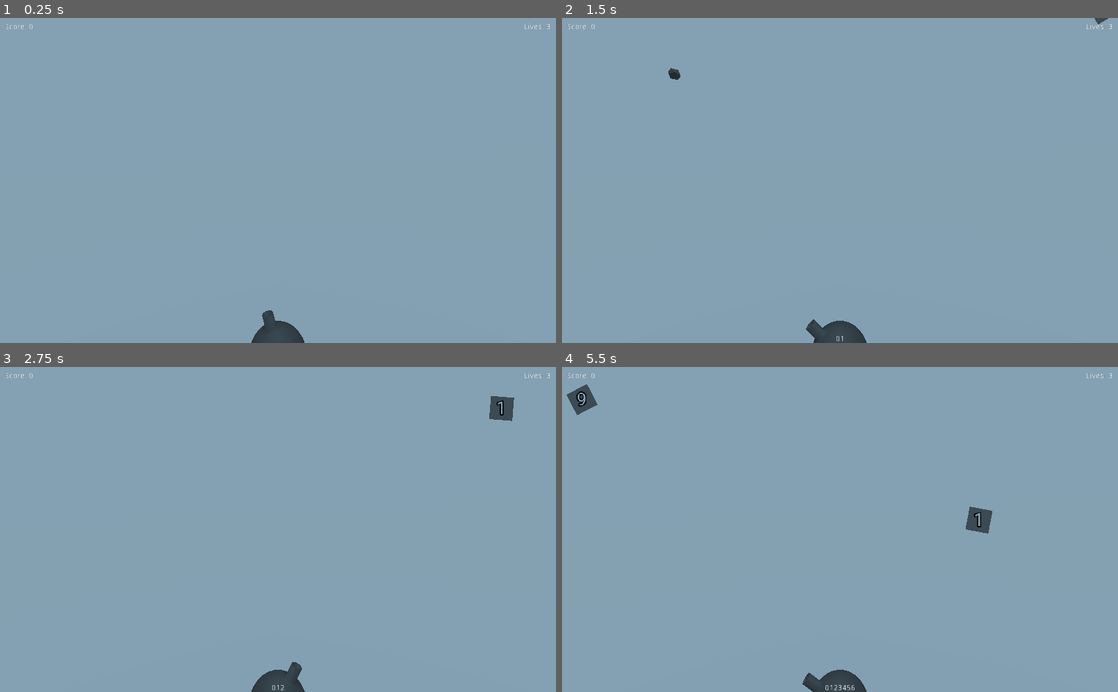
Above: before the commit, frames 1-4 (two rows, left to right).
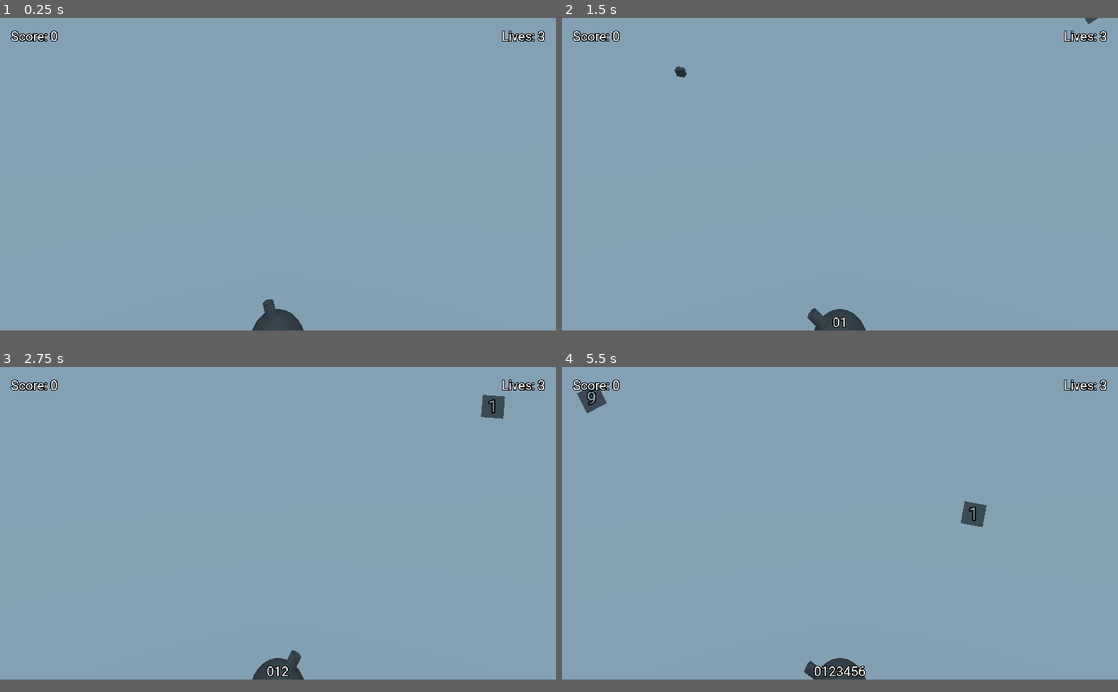
Above: after the commit, the same moments.

Repository: WNPendleton/power-push
Game: Godot game, scene res://scenes/Game.tscn
Same seed, same stepped clock (60 frames per second), same inputs: the game is played once before the commit and once after it.
Inputs:
- Up to frame 1 (0.25 s): no input
- Up to frame 2 (1.5 s): tap Enter (input_send) at 0.5 s; tap 0 (input_0) at 0.6 s; tap 1 (input_1) at 1.35 s
- Up to frame 3 (2.75 s): tap 2 (input_2) at 2.1 s
- Up to frame 4 (5.5 s): tap one key every 0.75 s from 2.85 s: 3 (input_3) 4 (input_4) 5 (input_5) 6 (input_6)
In our replay, the window is 800x468 before the commit and 800x450 after it. These sizes can differ from the game's own. Grey fills any space a smaller window leaves; there, only what the larger window draws over its background counts as a difference.

The runs differ from the first frame. In frame 1, 1.0% of the frame differs, in the area x 1-99%, y 1-100%; in frame 2, 1.3%; in frame 3, 1.4%; in frame 4, 1.9%, in the area x 0-99%, y 1-100%.

Commit message:
Menus created

Diff:
--- a/project.godot
+++ b/project.godot
@@ -13,6 +13,12 @@
 config/name="Power Push"
 run/main_scene="res://scenes/Game.tscn"
 config/icon="res://icon.png"
+
+[display]
+
+window/size/width=1280
+window/size/height=720
+window/size/resizable=false
 
 [input]
 
--- a/scenes/Game.tscn
+++ b/scenes/Game.tscn
@@ -1,8 +1,9 @@
-[gd_scene load_steps=7 format=2]
+[gd_scene load_steps=8 format=2]
 
 [ext_resource path="res://scripts/Cannon.gd" type="Script" id=1]
 [ext_resource path="res://models/cannon.obj" type="ArrayMesh" id=2]
 [ext_resource path="res://scripts/EnemySpawner.gd" type="Script" id=3]
+[ext_resource path="res://fonts/Roboto.tres" type="DynamicFont" id=4]
 [ext_resource path="res://scripts/InputHandler.gd" type="Script" id=5]
 [ext_resource path="res://scripts/UIController.gd" type="Script" id=7]
 
@@ -49,43 +50,94 @@
 "_edit_use_anchors_": false
 }
 
-[node name="InputHandler" type="Label" parent="UI"]
+[node name="HUD" type="Control" parent="UI"]
+anchor_right = 1.0
+anchor_bottom = 1.0
+
+[node name="InputHandler" type="Label" parent="UI/HUD"]
 anchor_top = 1.0
 anchor_right = 1.0
 anchor_bottom = 1.0
-margin_top = -14.0
+margin_top = -36.0
+custom_fonts/font = ExtResource( 4 )
 align = 1
 script = ExtResource( 5 )
 __meta__ = {
 "_edit_use_anchors_": false
 }
 
-[node name="HBoxContainer" type="HBoxContainer" parent="UI"]
+[node name="HBoxContainer" type="HBoxContainer" parent="UI/HUD"]
 anchor_right = 1.0
-margin_left = 10.0
-margin_top = 10.0
-margin_right = -10.0
+margin_left = 25.0
+margin_top = 25.0
+margin_right = -25.0
 alignment = 1
 __meta__ = {
 "_edit_use_anchors_": false
 }
 
-[node name="Score" type="Label" parent="UI/HBoxContainer"]
-margin_right = 500.0
-margin_bottom = 14.0
+[node name="Score" type="Label" parent="UI/HUD/HBoxContainer"]
+margin_right = 613.0
+margin_bottom = 36.0
 size_flags_horizontal = 3
+custom_fonts/font = ExtResource( 4 )
 text = "Score: 0"
 __meta__ = {
 "_edit_use_anchors_": false
 }
 
-[node name="Lives" type="Label" parent="UI/HBoxContainer"]
-margin_left = 504.0
-margin_right = 1004.0
-margin_bottom = 14.0
+[node name="Lives" type="Label" parent="UI/HUD/HBoxContainer"]
+margin_left = 617.0
+margin_right = 1230.0
+margin_bottom = 36.0
 size_flags_horizontal = 3
+custom_fonts/font = ExtResource( 4 )
 text = "Lives: 3"
 align = 2
 __meta__ = {
 "_edit_use_anchors_": false
 }
+
+[node name="GameOverScreen" type="Control" parent="UI"]
+anchor_right = 1.0
+anchor_bottom = 1.0
+__meta__ = {
+"_edit_use_anchors_": false
+}
+
+[node name="VBoxContainer" type="VBoxContainer" parent="UI/GameOverScreen"]
+anchor_left = 0.5
+anchor_right = 0.5
+anchor_bottom = 1.0
+margin_left = -106.5
+margin_right = 106.5
+custom_constants/separation = 100
+alignment = 1
+__meta__ = {
+"_edit_use_anchors_": false
+}
+
+[node name="GameOver" type="Label" parent="UI/GameOverScreen/VBoxContainer"]
+margin_top = 203.0
+margin_right = 213.0
+margin_bottom = 239.0
+custom_fonts/font = ExtResource( 4 )
+text = "Game Over!"
+align = 1
+valign = 1
+
+[node name="FinalScore" type="Label" parent="UI/GameOverScreen/VBoxContainer"]
+margin_top = 339.0
+margin_right = 213.0
+margin_bottom = 375.0
+custom_fonts/font = ExtResource( 4 )
+text = "Final Score: 500"
+
+[node name="Restart" type="Button" parent="UI/GameOverScreen/VBoxContainer"]
+margin_top = 475.0
+margin_right = 213.0
+margin_bottom = 517.0
+custom_fonts/font = ExtResource( 4 )
+text = "Restart"
+
+[connection signal="pressed" from="UI/GameOverScreen/VBoxContainer/Restart" to="UI" method="_on_Restart_pressed"]
--- a/scenes/Menu.tscn
+++ b/scenes/Menu.tscn
@@ -1,10 +1,140 @@
-[gd_scene format=2]
+[gd_scene load_steps=3 format=2]
+
+[ext_resource path="res://fonts/Roboto.tres" type="DynamicFont" id=1]
+[ext_resource path="res://scripts/MainMenu.gd" type="Script" id=2]
 
 [node name="Game" type="Node"]
 
 [node name="UI" type="Control" parent="."]
-margin_right = 40.0
-margin_bottom = 40.0
+anchor_right = 1.0
+anchor_bottom = 1.0
+script = ExtResource( 2 )
 __meta__ = {
 "_edit_use_anchors_": false
 }
+
+[node name="Main" type="Control" parent="UI"]
+anchor_right = 1.0
+anchor_bottom = 1.0
+__meta__ = {
+"_edit_use_anchors_": false
+}
+
+[node name="VBoxContainer" type="VBoxContainer" parent="UI/Main"]
+anchor_left = 0.5
+anchor_right = 0.5
+anchor_bottom = 1.0
+margin_left = -85.5
+margin_right = 85.5
+custom_constants/separation = 20
+alignment = 1
+__meta__ = {
+"_edit_use_anchors_": false
+}
+
+[node name="Title" type="Label" parent="UI/Main/VBoxContainer"]
+margin_top = 249.0
+margin_right = 171.0
+margin_bottom = 285.0
+custom_fonts/font = ExtResource( 1 )
+text = "Power Push"
+
+[node name="Start" type="Button" parent="UI/Main/VBoxContainer"]
+margin_top = 305.0
+margin_right = 171.0
+margin_bottom = 347.0
+custom_fonts/font = ExtResource( 1 )
+text = "Start"
+
+[node name="Instructions" type="Button" parent="UI/Main/VBoxContainer"]
+margin_top = 367.0
+margin_right = 171.0
+margin_bottom = 409.0
+custom_fonts/font = ExtResource( 1 )
+text = "Instructions"
+
+[node name="Credits" type="Button" parent="UI/Main/VBoxContainer"]
+margin_top = 429.0
+margin_right = 171.0
+margin_bottom = 471.0
+custom_fonts/font = ExtResource( 1 )
+text = "Credits"
+
+[node name="Instructions" type="Control" parent="UI"]
+anchor_right = 1.0
+anchor_bottom = 1.0
+
+[node name="VBoxContainer" type="VBoxContainer" parent="UI/Instructions"]
+anchor_left = 0.5
+anchor_right = 0.5
+anchor_bottom = 1.0
+margin_left = -120.5
+margin_right = 120.5
+custom_constants/separation = 20
+alignment = 1
+__meta__ = {
+"_edit_use_anchors_": false
+}
+
+[node name="Instructions" type="Label" parent="UI/Instructions/VBoxContainer"]
+margin_top = 311.0
+margin_right = 241.0
+margin_bottom = 347.0
+custom_fonts/font = ExtResource( 1 )
+text = "Shoot the baddies"
+
+[node name="Return" type="Button" parent="UI/Instructions/VBoxContainer"]
+margin_top = 367.0
+margin_right = 241.0
+margin_bottom = 409.0
+custom_fonts/font = ExtResource( 1 )
+text = "Return"
+
+[node name="Credits" type="Control" parent="UI"]
+anchor_right = 1.0
+anchor_bottom = 1.0
+__meta__ = {
+"_edit_use_anchors_": false
+}
+
+[node name="VBoxContainer" type="VBoxContainer" parent="UI/Credits"]
+anchor_left = 0.5
+anchor_right = 0.5
+anchor_bottom = 1.0
+margin_left = -344.0
+margin_right = 344.0
+alignment = 1
+__meta__ = {
+"_edit_use_anchors_": false
+}
+
+[node name="Label" type="Label" parent="UI/Credits/VBoxContainer"]
+margin_top = 319.0
+margin_right = 688.0
+margin_bottom = 355.0
+custom_fonts/font = ExtResource( 1 )
+text = "I made this game and I used the font Roboto I guess"
+
+[node name="Return" type="Button" parent="UI/Credits/VBoxContainer"]
+margin_top = 359.0
+margin_right = 688.0
+margin_bottom = 401.0
+custom_fonts/font = ExtResource( 1 )
+text = "Return"
+__meta__ = {
+"_edit_use_anchors_": false
+}
+
+[node name="World" type="Spatial" parent="."]
+
+[node name="Camera" type="Camera" parent="World"]
+current = true
+
+[node name="CSGBox" type="CSGBox" parent="World"]
+transform = Transform( 10, 0, 0, 0, 10, 0, 0, 0, 0.1, 0, 0, -1.84174 )
+
+[connection signal="pressed" from="UI/Main/VBoxContainer/Start" to="UI" method="_on_Start_pressed"]
+[connection signal="pressed" from="UI/Main/VBoxContainer/Instructions" to="UI" method="_on_Instructions_pressed"]
+[connection signal="pressed" from="UI/Main/VBoxContainer/Credits" to="UI" method="_on_Credits_pressed"]
+[connection signal="pressed" from="UI/Instructions/VBoxContainer/Return" to="UI" method="_on_Return_pressed"]
+[connection signal="pressed" from="UI/Credits/VBoxContainer/Return" to="UI" method="_on_Return_pressed"]
--- a/scripts/Cannon.gd
+++ b/scripts/Cannon.gd
@@ -20,4 +20,4 @@
 		UI.update_lives(lives)
 
 func do_game_over():
-	get_tree().quit()
+	UI.do_game_over()
--- a/scripts/CubeEnemy.gd
+++ b/scripts/CubeEnemy.gd
@@ -26,3 +26,7 @@
 	if area.has_method("damage"):
 		area.damage()
 		queue_free()
+
+func destroy():
+	UI.score_points(3 * answer)
+	queue_free()
--- a/scripts/Enemy.gd
+++ b/scripts/Enemy.gd
@@ -1,6 +1,7 @@
 extends Spatial
 
 onready var cannon = get_tree().get_current_scene().get_node("World/Cannon")
+onready var UI = get_tree().get_current_scene().get_node("UI")
 onready var tween = $Tween
 
 var travel_time = 10
@@ -23,6 +24,3 @@
 
 func target():
 	targeted = true
-
-func destroy():
-	queue_free()
--- /dev/null
+++ b/scripts/MainMenu.gd
@@ -0,0 +1,25 @@
+extends Control
+
+func _ready():
+	$Instructions.hide()
+	$Credits.hide()
+	$Main.show()
+
+func _on_Start_pressed():
+	if get_tree().change_scene("res://scenes/Game.tscn") != OK:
+		print("Unexpected error changing to scene Game")
+
+func _on_Instructions_pressed():
+	$Main.hide()
+	$Credits.hide()
+	$Instructions.show()
+
+func _on_Credits_pressed():
+	$Main.hide()
+	$Instructions.hide()
+	$Credits.show()
+
+func _on_Return_pressed():
+	$Instructions.hide()
+	$Credits.hide()
+	$Main.show()
--- a/scripts/SquareEnemy.gd
+++ b/scripts/SquareEnemy.gd
@@ -24,3 +24,7 @@
 	if area.has_method("damage"):
 		area.damage()
 		queue_free()
+
+func destroy():
+	UI.score_points(2 * answer)
+	queue_free()
--- a/scripts/TesseractEnemy.gd
+++ b/scripts/TesseractEnemy.gd
@@ -31,3 +31,7 @@
 	if area.has_method("damage"):
 		area.damage()
 		queue_free()
+
+func destroy():
+	UI.score_points(4 * answer)
+	queue_free()
--- a/scripts/UIController.gd
+++ b/scripts/UIController.gd
@@ -1,10 +1,31 @@
 extends Control
 
-onready var lives = $HBoxContainer/Lives
-onready var score = $HBoxContainer/Score
+var points = 0
+
+onready var lives = $HUD/HBoxContainer/Lives
+onready var score = $HUD/HBoxContainer/Score
+
+func _ready():
+	$HUD.show()
+	$GameOverScreen.hide()
 
 func update_lives(newLives):
 	lives.text = "Lives: " + str(newLives)
 
+func score_points(amount):
+	points += amount
+	update_score(points)
+
 func update_score(newScore):
 	score.text = "Score: " + str(newScore)
+
+func do_game_over():
+	$GameOverScreen/VBoxContainer/FinalScore.text = "Final Score: " + str(points)
+	$HUD.hide()
+	$GameOverScreen.show()
+	Engine.time_scale = 0
+
+func _on_Restart_pressed():
+	Engine.time_scale = 1
+	if get_tree().change_scene("res://scenes/Menu.tscn") != OK:
+		print("Unexpected error changing to scene Menu")
Binary file removed: sprites/vignette.png
Not shown, removed: sprites/vignette.png.import
